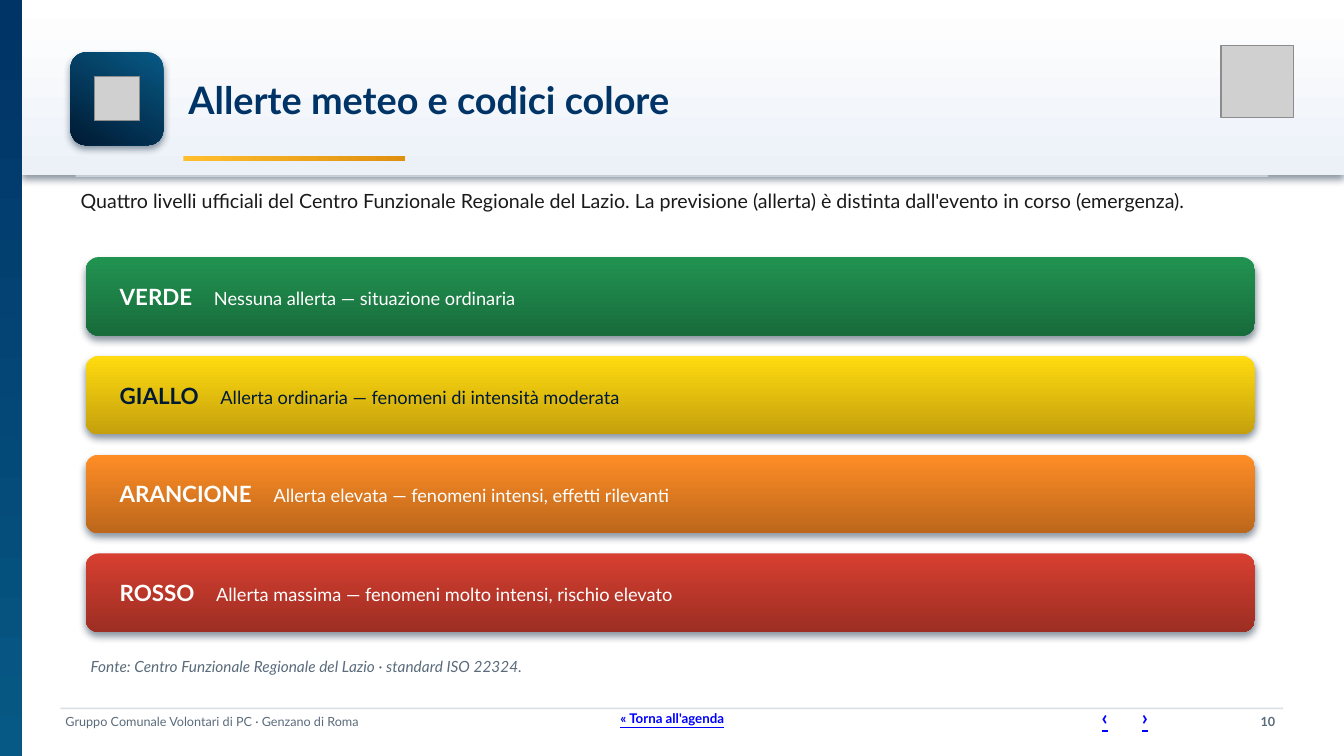
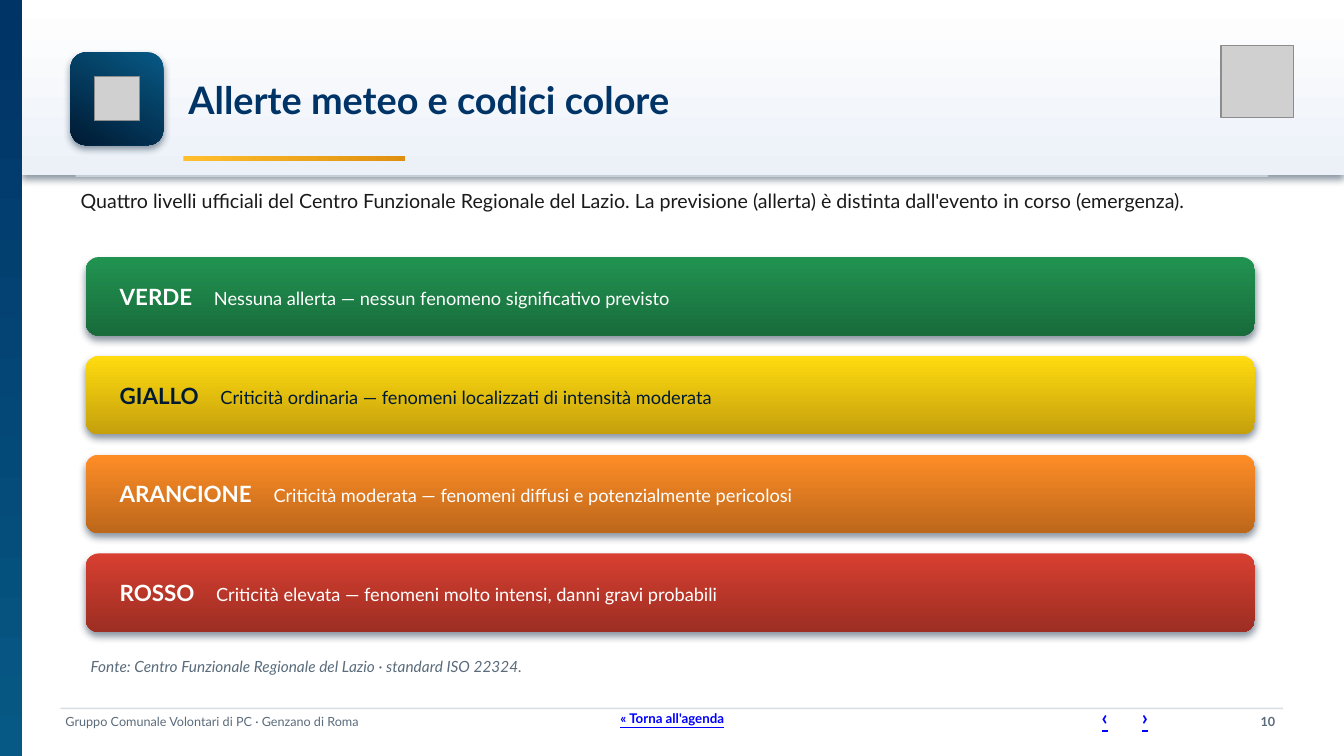
Before and after one commit to SviluppoItaliaDigitale/sito-pc-genzano, a slide deck: slide 10 of static/manuali/presentazione-struttura-sito.pptx. Drawn at 1344x756 pixels with LibreOffice and Linux fonts; fonts in the diff are those of the drawing; grey boxes stand for pictures. Boxes give left, top, right and bottom in pixels: in the first picture for what was removed or moved away, otherwise in the second. Text is boxed around its words. In the diff, an @@ line names an element or a change of style, - is before the commit and + after.

Commit message:
Presentazione del sito: spiegazioni a parole del cruscotto e codici colore dei bollettini
- Slide del cruscotto: ogni scheda spiegata a parole, fonte e licenza
  di ogni dato (il radar ItaliaMeteo è CC BY-SA, non una sola licenza).
- Codici colore con le etichette di data/codici_colore.yaml: criticità
  ordinaria, moderata ed elevata, come nei bollettini.
- Deck rigenerato (PPTX e PDF).

```diff
--- a/static/manuali/presentazione-struttura-sito.pptx
+++ b/static/manuali/presentazione-struttura-sito.pptx
@@ text in rounded rectangle at (x1=120, y1=288, x2=669, y2=309): text changed @@
-VERDE Nessuna allerta — situazione ordinaria
+VERDE Nessuna allerta — nessun fenomeno significativo previsto
@@ text in rounded rectangle at (x1=120, y1=387, x2=712, y2=404): text changed @@
-GIALLO Allerta ordinaria — fenomeni di intensità moderata
+GIALLO Criticità ordinaria — fenomeni localizzati di intensità moderata
@@ text in rounded rectangle at (x1=120, y1=485, x2=792, y2=505): text changed @@
-ARANCIONE Allerta elevata — fenomeni intensi, effetti rilevanti
+ARANCIONE Criticità moderata — fenomeni diffusi e potenzialmente pericolosi
@@ text in rounded rectangle at (x1=120, y1=584, x2=717, y2=605): text changed @@
-ROSSO Allerta massima — fenomeni molto intensi, rischio elevato
+ROSSO Criticità elevata — fenomeni molto intensi, danni gravi probabili
```
Also in this commit, not shown: 1 other slide changed, 2 other files.
